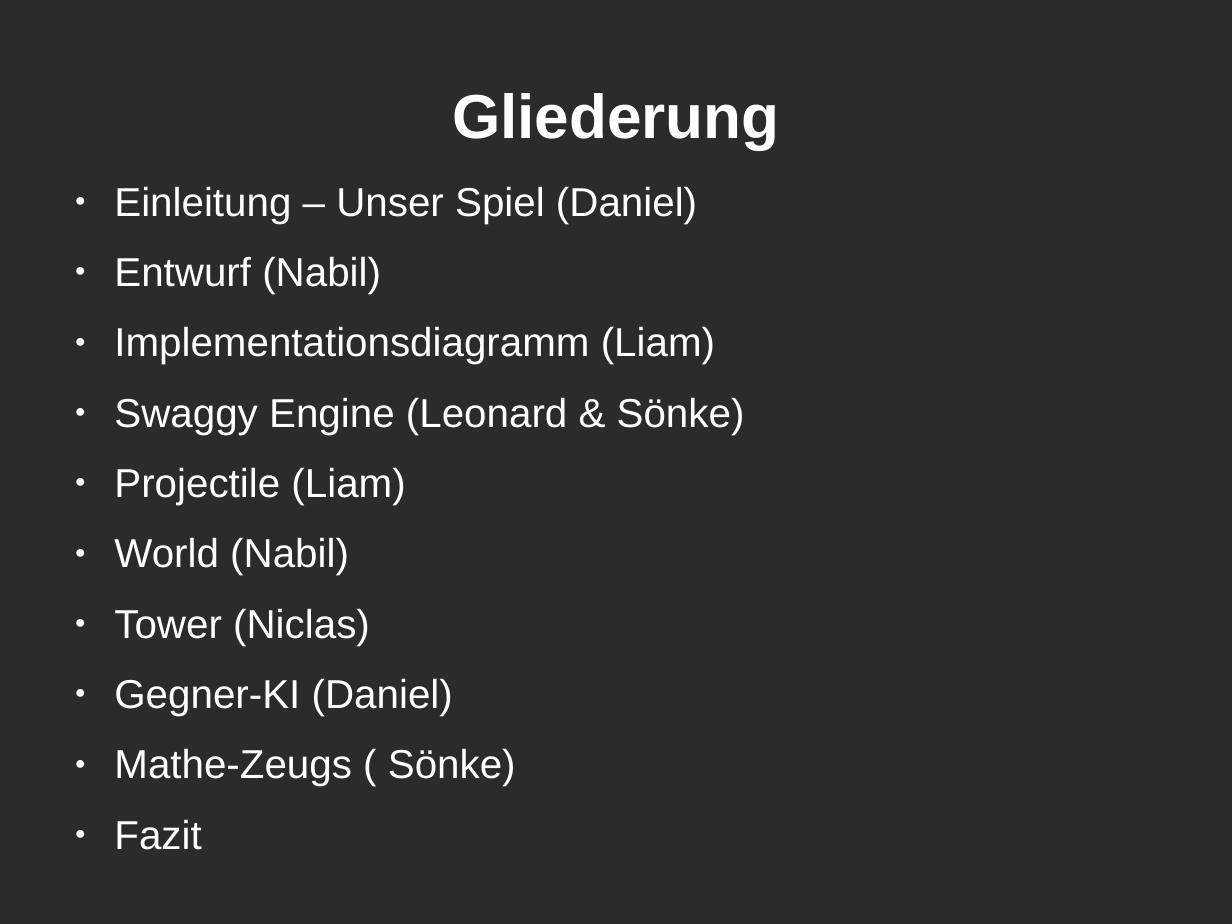
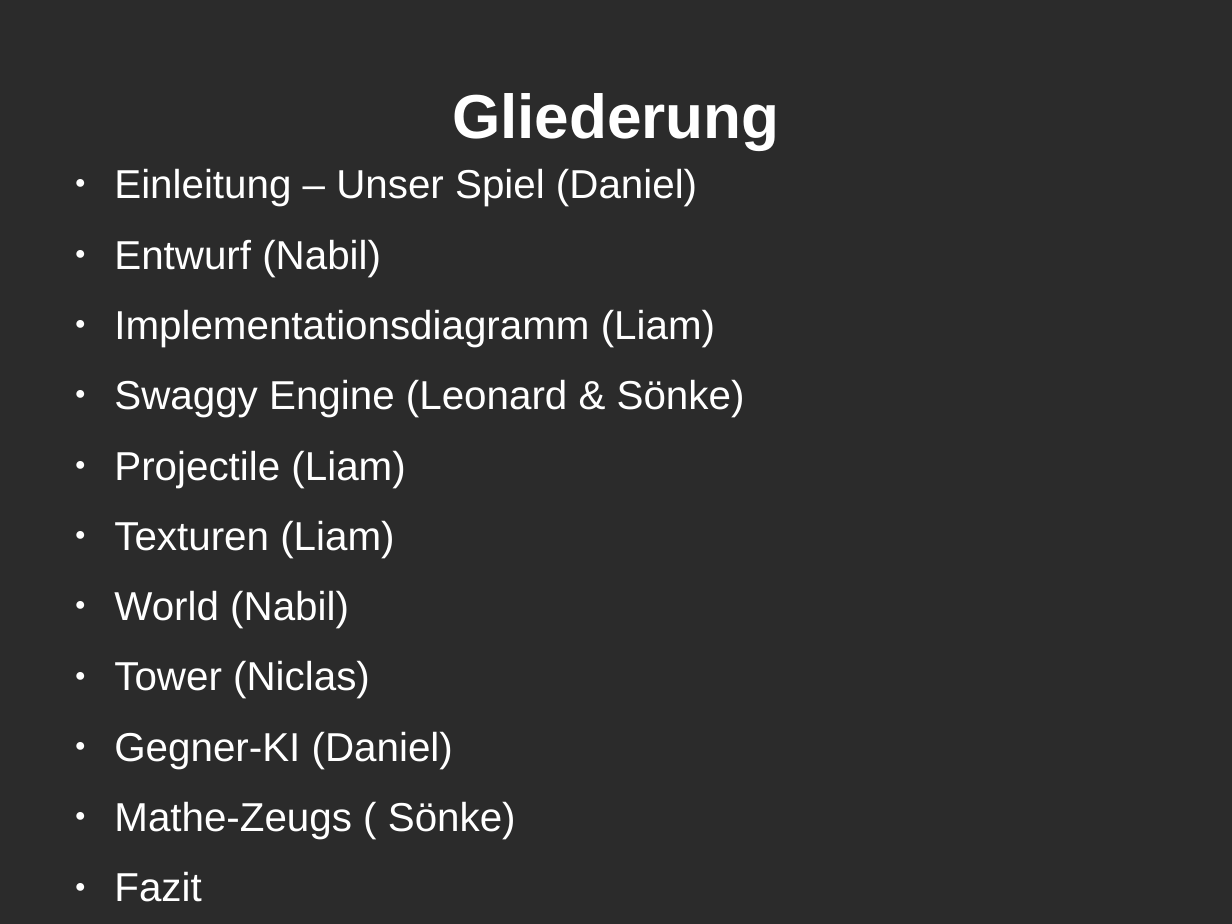
Before and after one commit to Leo1998/Kabuom, a slide deck: slide 2 of projektpräsentation.odp. Drawn at 1232x924 pixels with LibreOffice and Linux fonts; fonts in the diff are those of the drawing; background and template pictures are left out; a plain dark background stands for a picture behind light text. Boxes give left, top, right and bottom in pixels: in the first picture for what was removed or moved away, otherwise in the second. Text is boxed around its words. In the diff, an @@ line names an element or a change of style, - is before the commit and + after.

```diff
--- a/projektpräsentation.odp
+++ b/projektpräsentation.odp
@@ text "Einleitung – Unser Spiel (Daniel)": place and size @@
-text "Einleitung – Unser Spiel (Daniel)" at [114,186,745,850]
+text "Einleitung – Unser Spiel (Daniel)" at [114,168,745,902]
@@ text at [114,520,394,558]: paragraph added @@
+● Texturen (Liam)
```
Also in this commit, not shown: 1 other slide changed, 8 slides added.
